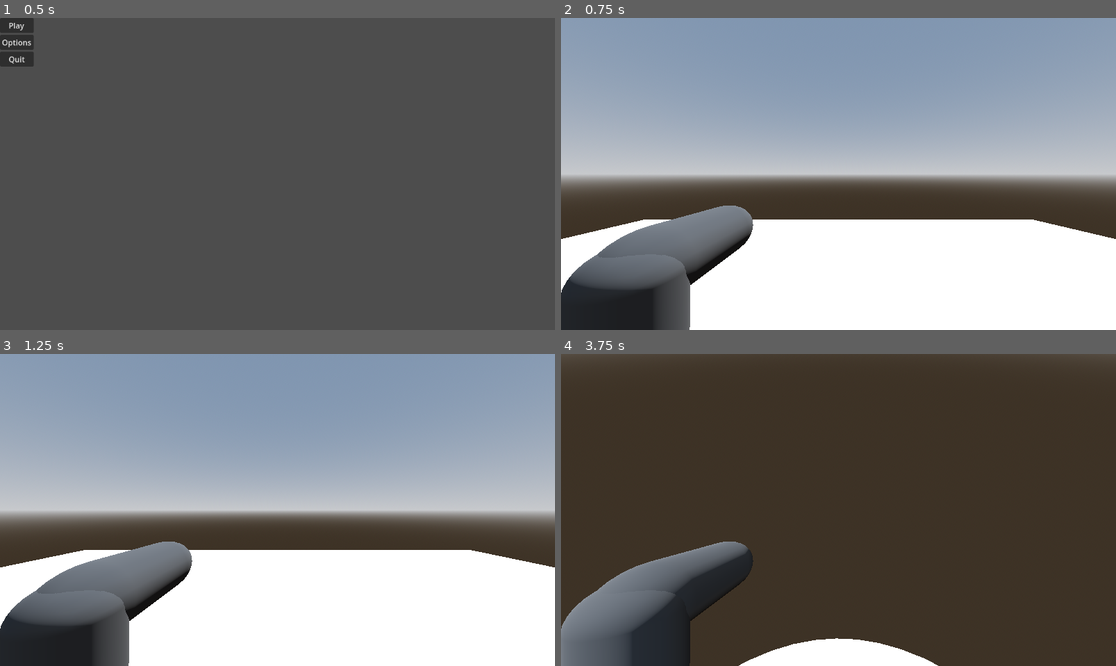
Above: before the commit, frames 1-4 (two rows, left to right).
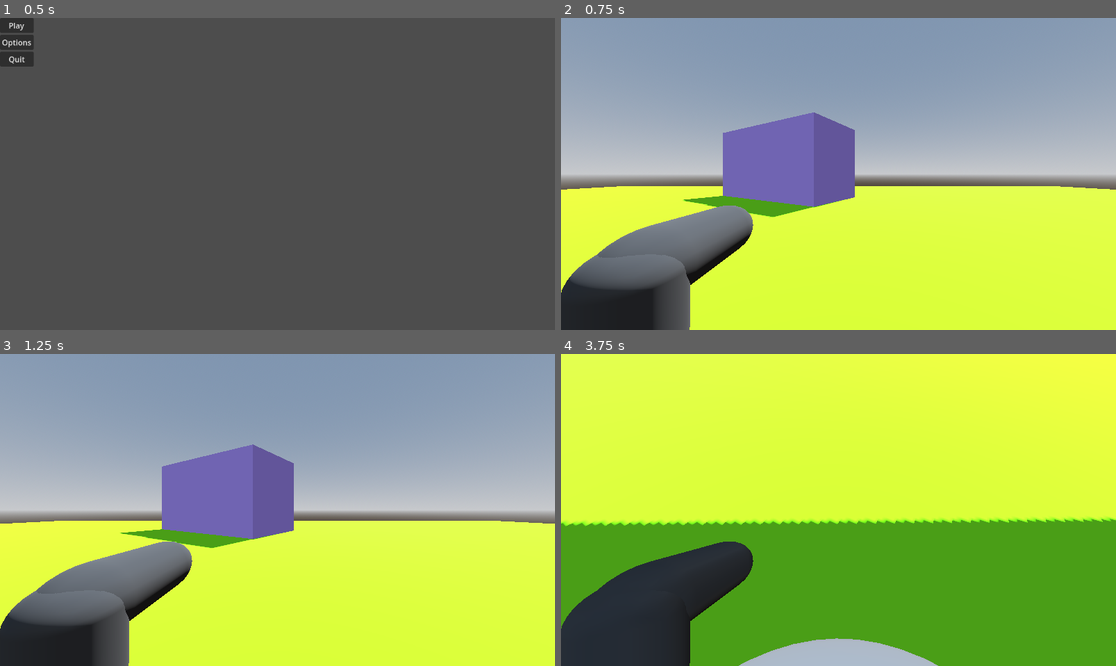
Above: after the commit, the same moments.

Repository: covmoore/potions_and_arsenals
Game: Godot game, scene res://scenes/MainMenu.tscn
Two runs of this game, one before a commit and one after it. Both use one fixed random seed, a clock stepped at 60 frames per second and the inputs below.
Inputs (mouse positions are in pixels of both pictures, inside the frame that each line leads up to):
- Up to frame 1 (0.5 s): no input
- Up to frame 2 (0.75 s): click "Play" at 0.5 s
- Up to frame 3 (1.25 s): no input
- Up to frame 4 (3.75 s): tap Enter at 1.25 s; move the mouse to (866, 510) at 1.27 s; hold W (move_forward) from 1.28 s (still down); click (866, 510) at 1.35 s; tap Space (jump) at 1.52, 2.27 s; move the mouse to (810, 510) at 2.02 s; click (810, 510) at 2.1 s; move the mouse to (849, 503) at 2.77 s; click (849, 503) at 2.85 s; move the mouse to (832, 516) at 3.52 s; click (832, 516) at 3.6 s

Frame 1 is identical in both runs. In frame 2, 42% of the frame differs, in the area x 0-100%, y 30-100%; in frame 3, 43%; in frame 4, 97%, in the area x 0-100%, y 0-100%.

Commit message:
made basic projectile script and added particles

Diff:
--- /dev/null
+++ b/handgun_projectile.tscn
@@ -0,0 +1,3 @@
+[gd_scene format=3 uid="uid://b6wjfg63im5d2"]
+
+[node name="HandgunProjectile" type="Node2D"]
--- a/handler/Player.gd
+++ b/handlers/Player.gd
@@ -4,11 +4,17 @@
 const SPEED = 5.0
 const JUMP_VELOCITY = 4.5
 const SENSITIVITY = 0.003
+var mouse_mode = "captured"
 
 # Get the gravity from the project settings to be synced with RigidBody nodes.
 var gravity = ProjectSettings.get_setting("physics/3d/default_gravity")
+var bullet = load("res://model_scenes/handgun_projectile.tscn")
+var bullet_instance
+
 @onready var head = $Head
 @onready var camera = $Head/Camera3D
+@onready var gun_anim = $Head/Camera3D/TemHandGun/AnimationPlayer
+@onready var gun_barrel = $Head/Camera3D/TemHandGun/RayCast3D
 
 func _ready():
 	Input.set_mouse_mode(Input.MOUSE_MODE_CAPTURED)
@@ -18,6 +24,14 @@
 		head.rotate_y(-event.relative.x * SENSITIVITY)
 		camera.rotate_x(-event.relative.y * SENSITIVITY)
 		camera.rotation.x = clamp(camera.rotation.x, deg_to_rad(-45), deg_to_rad(60))
+
+	if Input.is_action_just_pressed("pause"):
+		if mouse_mode == "captured":
+			Input.set_mouse_mode(Input.MOUSE_MODE_VISIBLE)
+			mouse_mode = "hidden"
+		else:
+			Input.set_mouse_mode(Input.MOUSE_MODE_CAPTURED)
+			mouse_mode = "captured"
 
 func _physics_process(delta):
 	# Add the gravity.
@@ -40,7 +54,11 @@
 		velocity.z = move_toward(velocity.z, 0, SPEED)
 
 	if Input.is_action_just_pressed("shoot"):
-		#do something
-		print("SHOOT")
+		if !gun_anim.is_playing():
+			gun_anim.play("Shoot")
+			bullet_instance = bullet.instantiate()
+			bullet_instance.position = gun_barrel.global_position
+			bullet_instance.basis = gun_barrel.global_transform.basis
+			get_parent().add_child(bullet_instance)
 
 	move_and_slide()
--- /dev/null
+++ b/handlers/handgun_projectile.gd
@@ -0,0 +1,24 @@
+extends Node3D
+
+const SPEED = 40
+
+@onready var mesh = $MeshInstance3D
+@onready var ray = $RayCast3D
+@onready var particles = $GPUParticles3D
+
+# Called when the node enters the scene tree for the first time.
+func _ready():
+	pass # Replace with function body.
+
+
+# Called every frame. 'delta' is the elapsed time since the previous frame.
+func _process(delta):
+	position += transform.basis * Vector3(0,0,-SPEED) * delta
+	if ray.is_colliding():
+		mesh.visible = false
+		particles.emitting = true
+		await get_tree().create_timer(1.0).timeout
+		queue_free()
+
+func _on_timer_timeout():
+	queue_free()
--- /dev/null
+++ b/model_scenes/handgun_projectile.tscn
@@ -0,0 +1,53 @@
+[gd_scene load_steps=7 format=3 uid="uid://d0easiqlna211"]
+
+[ext_resource type="Script" path="res://handlers/handgun_projectile.gd" id="1_jhhks"]
+
+[sub_resource type="StandardMaterial3D" id="StandardMaterial3D_oyx2s"]
+albedo_color = Color(0, 1, 1, 1)
+emission_enabled = true
+emission = Color(0.556863, 1, 1, 1)
+emission_energy_multiplier = 4.75
+
+[sub_resource type="BoxMesh" id="BoxMesh_p28ya"]
+material = SubResource("StandardMaterial3D_oyx2s")
+
+[sub_resource type="ParticleProcessMaterial" id="ParticleProcessMaterial_juvny"]
+inherit_velocity_ratio = -0.625
+direction = Vector3(0, 0, 1)
+initial_velocity_min = 3.0
+initial_velocity_max = 4.0
+
+[sub_resource type="StandardMaterial3D" id="StandardMaterial3D_r8mxf"]
+albedo_color = Color(0.329412, 1, 1, 1)
+emission_enabled = true
+emission = Color(0.129412, 0.921569, 0.913725, 1)
+emission_energy_multiplier = 8.17
+
+[sub_resource type="SphereMesh" id="SphereMesh_55va6"]
+material = SubResource("StandardMaterial3D_r8mxf")
+radius = 0.04
+height = 0.08
+
+[node name="HandgunProjectile" type="Node3D"]
+script = ExtResource("1_jhhks")
+
+[node name="MeshInstance3D" type="MeshInstance3D" parent="."]
+transform = Transform3D(-2.77571e-08, 0, 0.035, 0, 0.035, 0, -0.635009, 0, -1.5299e-09, 0, 0, 0)
+mesh = SubResource("BoxMesh_p28ya")
+
+[node name="RayCast3D" type="RayCast3D" parent="."]
+transform = Transform3D(1, 0, 0, 0, 1, 0, 0, 0, 0.473955, 0, 0, 0.0796404)
+target_position = Vector3(0, 0, -1)
+
+[node name="GPUParticles3D" type="GPUParticles3D" parent="."]
+transform = Transform3D(1, 0, 0, 0, 1, 0, 0, 0, 1, 0.00389647, -0.0128397, -0.381815)
+explosiveness = 1.0
+process_material = SubResource("ParticleProcessMaterial_juvny")
+draw_pass_1 = SubResource("SphereMesh_55va6")
+
+[node name="Timer" type="Timer" parent="."]
+wait_time = 10.0
+one_shot = true
+autostart = true
+
+[connection signal="timeout" from="Timer" to="." method="_on_timer_timeout"]
--- a/model_scenes/tem_hand_gun.tscn
+++ b/model_scenes/tem_hand_gun.tscn
@@ -12,16 +12,47 @@
 [sub_resource type="CapsuleMesh" id="CapsuleMesh_at3vf"]
 material = SubResource("StandardMaterial3D_wgv2o")
 
+[sub_resource type="Animation" id="Animation_jlene"]
+resource_name = "Shoot"
+length = 0.1
+step = 0.001
+tracks/0/type = "value"
+tracks/0/imported = false
+tracks/0/enabled = true
+tracks/0/path = NodePath("Gun:position")
+tracks/0/interp = 1
+tracks/0/loop_wrap = true
+tracks/0/keys = {
+"times": PackedFloat32Array(0, 0.01, 0.1),
+"transitions": PackedFloat32Array(1, 1, 1),
+"update": 0,
+"values": [Vector3(0, 0, 0), Vector3(0, 0, 0.05), Vector3(0, 0, 0)]
+}
+
+[sub_resource type="AnimationLibrary" id="AnimationLibrary_8yo5o"]
+_data = {
+"Shoot": SubResource("Animation_jlene")
+}
+
 [node name="TemHandGun" type="Node3D"]
 
-[node name="Barrel" type="MeshInstance3D" parent="."]
+[node name="Gun" type="Node3D" parent="."]
+
+[node name="Barrel" type="MeshInstance3D" parent="Gun"]
 transform = Transform3D(-0.25, 3.11369e-08, -9.55343e-16, 0, -1.55685e-08, -0.25, -2.18557e-08, -0.356165, 1.09278e-08, 1.09632e-08, -0.0379287, -0.143055)
 mesh = SubResource("CapsuleMesh_8114i")
+skeleton = NodePath("../..")
 
-[node name="grip" type="MeshInstance3D" parent="."]
+[node name="grip" type="MeshInstance3D" parent="Gun"]
 transform = Transform3D(-0.25, 0, 2.18557e-08, 0, 0.204173, 0, -2.18557e-08, 0, -0.25, -1.09632e-08, -0.148992, 0.107754)
 mesh = SubResource("CapsuleMesh_at3vf")
+skeleton = NodePath("../..")
 
 [node name="RayCast3D" type="RayCast3D" parent="."]
 transform = Transform3D(1, 0, 0, 0, 1, 0, 0, 0, 1, 0, 0, -0.488935)
 target_position = Vector3(0, 0, -1)
+
+[node name="AnimationPlayer" type="AnimationPlayer" parent="."]
+libraries = {
+"": SubResource("AnimationLibrary_8yo5o")
+}
--- a/project.godot
+++ b/project.godot
@@ -61,3 +61,9 @@
 "events": [Object(InputEventMouseButton,"resource_local_to_scene":false,"resource_name":"","device":-1,"window_id":0,"a …(255 unchanged characters)…
 ]
 }
+pause={
+"deadzone": 0.5,
+"events": [Object(InputEventKey,"resource_local_to_scene":false,"resource_name":"","device":-1,"window_id":0,"alt_pressed":false,"shift_pressed":false,"ctrl_pressed":false,"meta_pressed":false,"pressed":false,"keycode":0,"physical_keycode":4194305,"key_label":0,"unicode":0,"echo":false,"script":null)
+, Object(InputEventJoypadButton,"resource_local_to_scene":false,"resource_name":"","device":-1,"button_index":6,"pressure":0.0,"pressed":false,"script":null)
+]
+}
--- a/scenes/Level1.tscn
+++ b/scenes/Level1.tscn
@@ -1,6 +1,6 @@
-[gd_scene load_steps=12 format=3 uid="uid://buyhvh6k31qu7"]
+[gd_scene load_steps=16 format=3 uid="uid://buyhvh6k31qu7"]
 
-[ext_resource type="Script" path="res://handler/Player.gd" id="1_8i62a"]
+[ext_resource type="Script" path="res://handlers/Player.gd" id="1_8i62a"]
 [ext_resource type="PackedScene" uid="uid://cvv5pwrpajr15" path="res://model_scenes/tem_hand_gun.tscn" id="2_b3gqk"]
 
 [sub_resource type="ProceduralSkyMaterial" id="ProceduralSkyMaterial_f6la6"]
@@ -30,6 +30,17 @@
 
 [sub_resource type="SphereMesh" id="SphereMesh_24ban"]
 material = SubResource("StandardMaterial3D_eti20")
+
+[sub_resource type="StandardMaterial3D" id="StandardMaterial3D_6mppw"]
+albedo_color = Color(0.454986, 0.809785, 0, 1)
+
+[sub_resource type="StandardMaterial3D" id="StandardMaterial3D_ugpae"]
+albedo_color = Color(0.714684, 0.606748, 1, 1)
+
+[sub_resource type="BoxMesh" id="BoxMesh_u445y"]
+material = SubResource("StandardMaterial3D_ugpae")
+
+[sub_resource type="BoxShape3D" id="BoxShape3D_4qam7"]
 
 [node name="World" type="Node3D"]
 
@@ -74,5 +85,30 @@
 mesh = SubResource("SphereMesh_24ban")
 
 [node name="CSGBox3D" type="CSGBox3D" parent="."]
-transform = Transform3D(20, 0, 0, 0, 0.2, 0, 0, 0, 20, 0, 0, 0)
+transform = Transform3D(83.2971, 0, 0, 0, 0.2, 0, 0, 0, 70.522, 0, 0, 0)
 use_collision = true
+material = SubResource("StandardMaterial3D_6mppw")
+
+[node name="MeshInstance3D" type="MeshInstance3D" parent="."]
+transform = Transform3D(3.55029, 0, 0, 0, 8.34726, 0, 0, 0, 12.8711, 12.5576, 3.99343, 0)
+mesh = SubResource("BoxMesh_u445y")
+skeleton = NodePath("CollisionShape3D")
+
+[node name="CollisionShape3D" type="CollisionShape3D" parent="MeshInstance3D"]
+shape = SubResource("BoxShape3D_4qam7")
+
+[node name="MeshInstance3D2" type="MeshInstance3D" parent="."]
+transform = Transform3D(2.87596, 0, -14.6516, 0, 4.97429, 0, 4.67883, 0, 9.00596, 11.4172, 2.67307, 18.212)
+mesh = SubResource("BoxMesh_u445y")
+skeleton = NodePath("CollisionShape3D")
+
+[node name="CollisionShape3D" type="CollisionShape3D" parent="MeshInstance3D2"]
+shape = SubResource("BoxShape3D_4qam7")
+
+[node name="MeshInstance3D3" type="MeshInstance3D" parent="."]
+transform = Transform3D(-3.40319, 0, -10.6681, 0, 7.1066, 0, 5.4136, 0, -6.70634, -5.38735, 3.30178, -19.7423)
+mesh = SubResource("BoxMesh_u445y")
+skeleton = NodePath("CollisionShape3D")
+
+[node name="CollisionShape3D" type="CollisionShape3D" parent="MeshInstance3D3"]
+shape = SubResource("BoxShape3D_4qam7")
Not shown: 1 places in model_scenes/tem_hand_gun.tscn that only renumber resources
